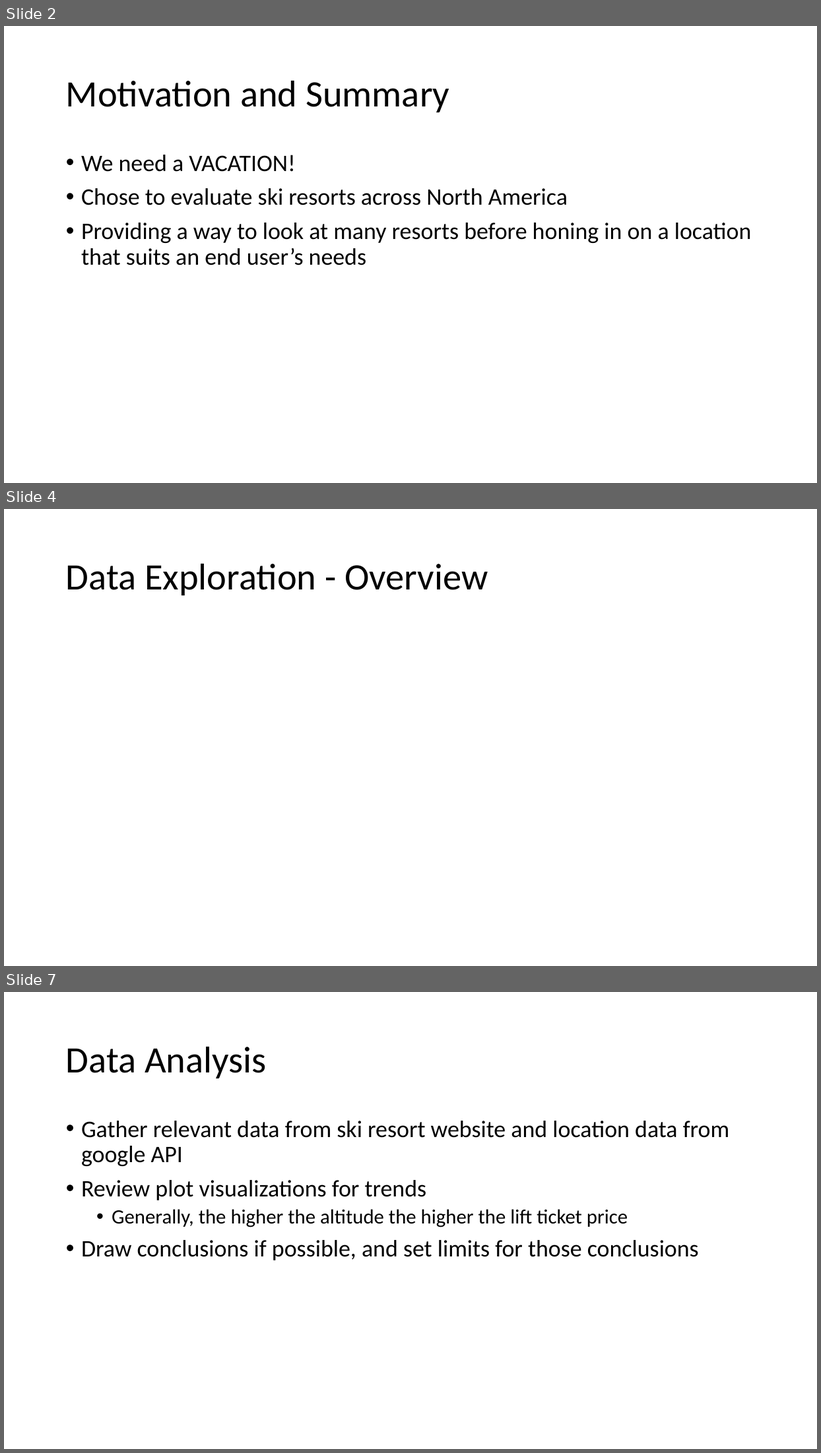
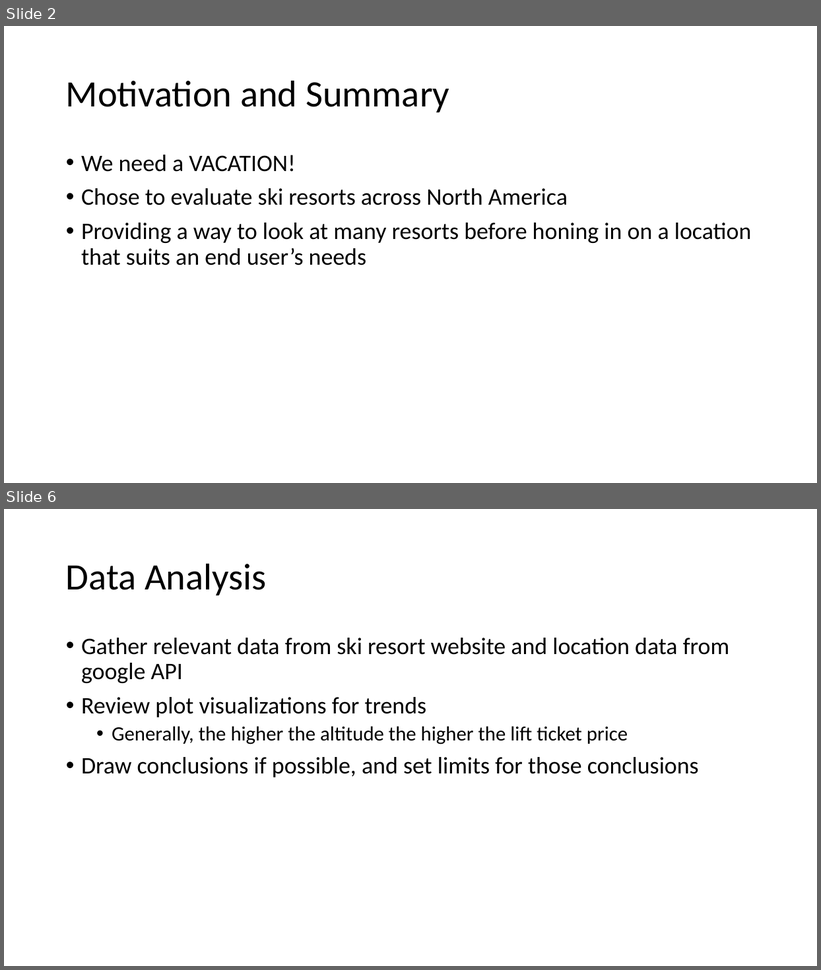
Before and after one commit to elu267/Group_Project_Unit18, a slide deck: PPT/Group_Presentation.pptx. Shown one above the other, each under a label of ours: slides 2, 4 and 7 before the commit, slides 2 and 6 after it; the slides between them are not shown. The pictures are 821x1453 and 821x970 pixels, drawn with LibreOffice and Linux fonts; fonts in the diff are those of the drawing. Boxes give left, top, right and bottom in pixels: in the first picture for what was removed or moved away, otherwise in the second. Text is boxed around its words. In the diff, an @@ line names an element or a change of style, - is before the commit and + after.

```diff
--- a/PPT/Group_Presentation.pptx
+++ b/PPT/Group_Presentation.pptx
@@ slide 4 removed at box(4, 509, 817, 966), background #FFFFFF @@
@@ title removed at box(66, 563, 488, 595) @@
-Data Exploration - Overview
@@ what was slide 7 is now slide 6 @@
```
Also in this commit, not shown: 4 slides changed, 1 other slide removed, 2 other files.
